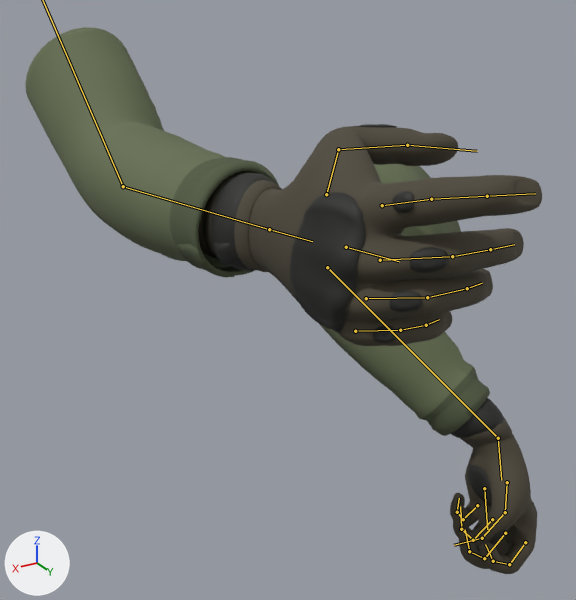
Before and after pictures for a commit that changed the glTF model assets/models/arms/arms.glb.
Before and after are seen from a 50 mm camera at (0.388, 0.583, -0.081) aimed at (0.064, 0.041, -0.352). The lights are fixed; the arrows at lower left show +X, +Y and +Z. The picture after the commit comes second. Both versions are drawn at frame 0 of the action 'cyber_Hold'; the numbers are the values there. The bones that change, and the others that lie on the model, are drawn over the model as lines.

Names of what the first picture shows: 'Arm_L', 'Arm_R'.
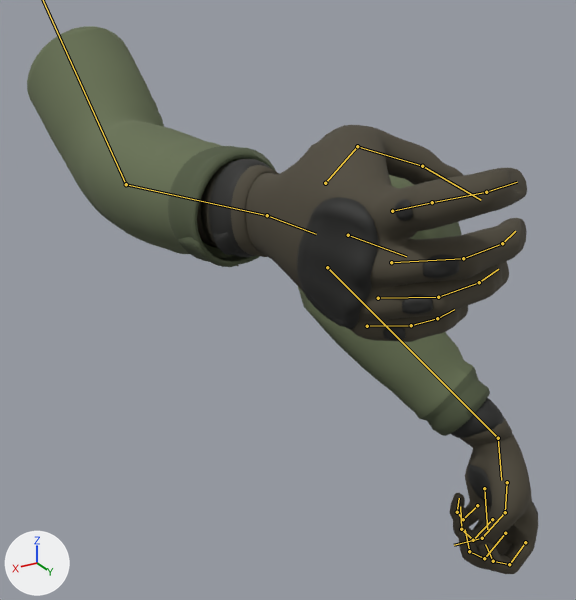
Boxes (x1, y1, x2, y2) around the edits, measured in the pictures (576 x 600 px):
'Arm_R', posed
    before: (25, 27, 542, 346)
    after: (27, 26, 527, 342)
'Arm_L', posed
    before: (320, 164, 537, 574)
    after: (298, 175, 538, 574)
bone 'Forearm_R', root to tip
    before: (123, 186) to (269, 229)
    after: (126, 184) to (267, 215)
bone 'Hand_R', root to tip
    before: (269, 229) to (312, 241)
    after: (267, 215) to (316, 234)
bone 'Index1_R', root to tip
    before: (382, 205) to (431, 199)
    after: (392, 211) to (432, 202)
bone 'Index2_R', root to tip
    before: (431, 199) to (487, 196)
    after: (432, 202) to (486, 192)
bone 'Index3_R', root to tip
    before: (487, 196) to (535, 193)
    after: (486, 192) to (517, 182)
bone 'Middle1_R', root to tip
    before: (380, 260) to (452, 256)
    after: (391, 262) to (463, 258)
bone 'Middle2_R', root to tip
    before: (452, 256) to (490, 249)
    after: (463, 258) to (502, 243)
bone 'Middle3_R', root to tip
    before: (490, 249) to (514, 244)
    after: (502, 243) to (515, 231)
bone 'Pinky1_R', root to tip
    before: (355, 331) to (400, 330)
    after: (367, 326) to (411, 325)
bone 'Pinky2_R', root to tip
    before: (400, 330) to (426, 325)
    after: (411, 325) to (437, 318)
bone 'Ring1_R', root to tip
    before: (366, 298) to (427, 297)
    after: (378, 298) to (438, 297)
bone 'Ring2_R', root to tip
    before: (427, 297) to (467, 288)
    after: (438, 297) to (479, 282)
bone 'Thumb1_R', root to tip
    before: (326, 194) to (338, 149)
    after: (325, 183) to (357, 146)
bone 'Thumb2_R', root to tip
    before: (338, 149) to (407, 145)
    after: (357, 146) to (422, 166)

Edits to the bpy script that builds the scene:
```text
Change bone_upperarm_r:
    where bone_upperarm_r = bpy.data.objects['Arms'].pose.bones['UpperArm_R']  # child of 'Shoulder_R'
    bone_upperarm_r.rotation_quaternion: (0.852, -0.217, 0.0, 0.477) -> (0.849, -0.221, 0.0, 0.481)  # degrees (-22, 12, 56) -> degrees (-23, 12, 57)
Change bone_forearm_r:
    where bone_forearm_r = bpy.data.objects['Arms'].pose.bones['Forearm_R']  # child of 'UpperArm_R'
    bone_forearm_r.rotation_quaternion: (0.993, 0.022, 0.088, -0.071) -> (0.987, 0.043, 0.135, -0.07)  # degrees (2, 10, -8) -> degrees (4, 16, -8)
Change bone_hand_r:
    where bone_hand_r = bpy.data.objects['Arms'].pose.bones['Hand_R']  # child of 'Forearm_R'
    bone_hand_r.rotation_quaternion: (0.993, 0.119, -0.001, -0.023) -> (0.993, 0.069, 0.02, -0.094)  # degrees (14, 0, -3) -> degrees (8, 3, -11)
Change bone_index1_r:
    where bone_index1_r = bpy.data.objects['Arms'].pose.bones['Index1_R']  # child of 'Hand_R'
    bone_index1_r.rotation_quaternion: (0.995, -0.098, -0.006, 0.022) -> (0.993, 0.058, -0.002, 0.101)  # degrees (-11, 0, 3) -> degrees (7, -1, 12)
Change bone_index2_r:
    where bone_index2_r = bpy.data.objects['Arms'].pose.bones['Index2_R']  # child of 'Index1_R'
    bone_index2_r.rotation_quaternion: (0.996, -0.087, 0.0, 0.0) -> (0.985, -0.174, 0.0, 0.0)  # degrees (-10, 0, 0) -> degrees (-20, 0, 0)
Change bone_index3_r:
    where bone_index3_r = bpy.data.objects['Arms'].pose.bones['Index3_R']  # child of 'Index2_R'
    bone_index3_r.rotation_quaternion: (0.956, -0.292, 0.0, 0.0) -> (0.843, -0.537, 0.0, 0.0)  # degrees (-34, 0, 0) -> degrees (-65, 0, 0)
Change bone_middle1_r:
    where bone_middle1_r = bpy.data.objects['Arms'].pose.bones['Middle1_R']  # child of 'Hand_R'
    bone_middle1_r.rotation_quaternion: (0.932, -0.339, -0.045, 0.123) -> (0.939, -0.319, -0.042, 0.124)  # degrees (-40, 0, 15) -> degrees (-38, 0, 15)
Change bone_middle2_r:
    where bone_middle2_r = bpy.data.objects['Arms'].pose.bones['Middle2_R']  # child of 'Middle1_R'
    bone_middle2_r.rotation_quaternion: (0.94, -0.342, 0.0, 0.0) -> (0.952, -0.307, 0.0, 0.0)  # degrees (-40, 0, 0) -> degrees (-36, 0, 0)
Change bone_middle3_r:
    where bone_middle3_r = bpy.data.objects['Arms'].pose.bones['Middle3_R']  # child of 'Middle2_R'
    bone_middle3_r.rotation_quaternion: (0.992, -0.126, 0.0, 0.0) -> (0.97, -0.244, 0.0, 0.0)  # degrees (-14, 0, 0) -> degrees (-28, 0, 0)
Change bone_pinky1_r:
    where bone_pinky1_r = bpy.data.objects['Arms'].pose.bones['Pinky1_R']  # child of 'Hand_R'
    bone_pinky1_r.rotation_quaternion: (0.939, -0.248, -0.087, 0.223) -> (0.952, -0.191, -0.073, 0.228)  # degrees (-30, -3, 28) -> degrees (-23, -3, 28)
Change bone_pinky2_r:
    where bone_pinky2_r = bpy.data.objects['Arms'].pose.bones['Pinky2_R']  # child of 'Pinky1_R'
    bone_pinky2_r.rotation_quaternion: (0.952, -0.306, 0.0, 0.0) -> (0.964, -0.267, 0.0, 0.0)  # degrees (-36, 0, 0) -> degrees (-31, 0, 0)
Change bone_ring1_r:
    where bone_ring1_r = bpy.data.objects['Arms'].pose.bones['Ring1_R']  # child of 'Hand_R'
    bone_ring1_r.rotation_quaternion: (0.925, -0.322, -0.064, 0.193) -> (0.935, -0.289, -0.058, 0.195)  # degrees (-38, 0, 23) -> degrees (-34, 0, 23)
Change bone_ring2_r:
    where bone_ring2_r = bpy.data.objects['Arms'].pose.bones['Ring2_R']  # child of 'Ring1_R'
    bone_ring2_r.rotation_quaternion: (0.947, -0.321, 0.0, 0.0) -> (0.958, -0.288, 0.0, 0.0)  # degrees (-38, 0, 0) -> degrees (-34, 0, 0)
Change bone_thumb1_r:
    where bone_thumb1_r = bpy.data.objects['Arms'].pose.bones['Thumb1_R']  # child of 'Hand_R'
    bone_thumb1_r.rotation_quaternion: (0.869, -0.213, 0.076, 0.44) -> (0.913, -0.348, 0.045, 0.207)  # degrees (-19, 19, 51) -> degrees (-39, 13, 21)
Change bone_thumb2_r:
    where bone_thumb2_r = bpy.data.objects['Arms'].pose.bones['Thumb2_R']  # child of 'Thumb1_R'
    bone_thumb2_r.rotation_quaternion: (0.866, -0.101, 0.0, -0.49) -> (0.903, -0.087, 0.0, -0.422)  # degrees (-10, -6, -58) -> degrees (-9, -4, -50)
```
